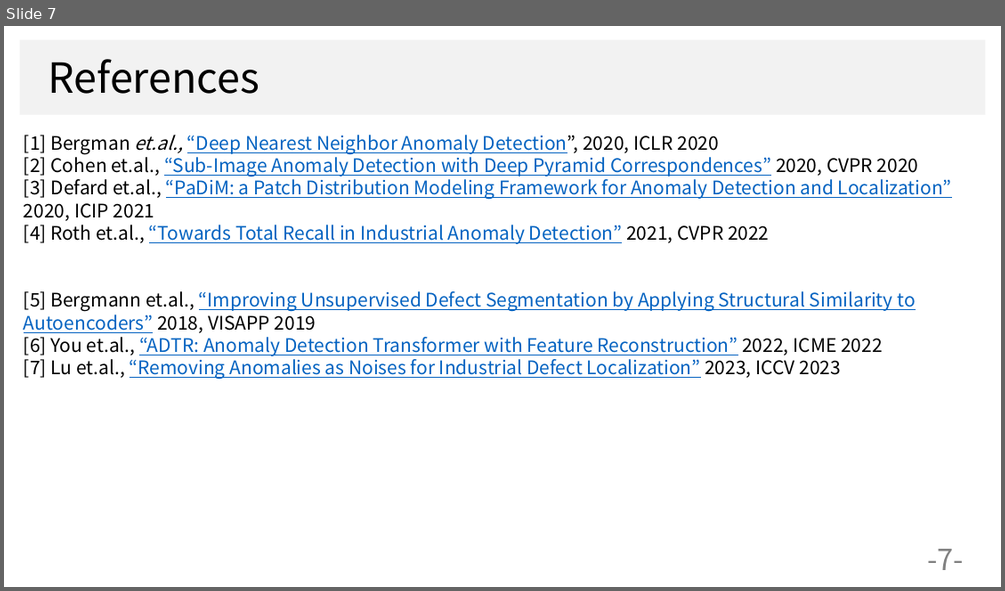
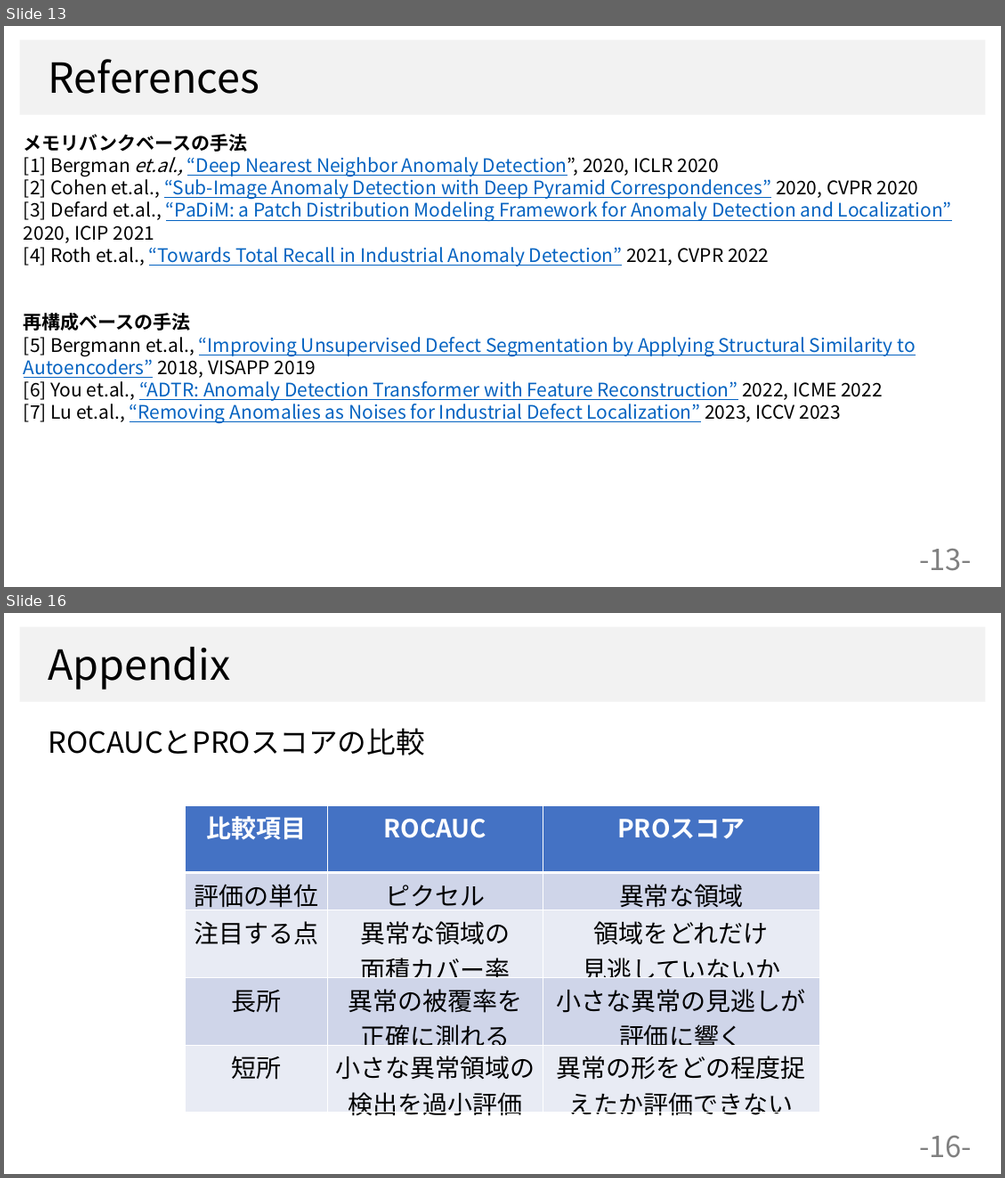
Before and after one commit to dhia-github/haselab-all, a slide deck: 発表資料/サーベイ大会資料.pptx. Shown one above the other, each under a label of ours: slide 7 before the commit, slides 13 and 16 after it; the slides between them are not shown. The pictures are 1005x591 and 1005x1178 pixels, drawn with LibreOffice and Linux fonts; fonts in the diff are those of the drawing; background and template pictures are left out. Boxes give left, top, right and bottom in pixels: in the first picture for what was removed or moved away, otherwise in the second. Text is boxed around its words. In the diff, an @@ line names an element or a change of style, - is before the commit and + after.

```diff
--- a/発表資料/サーベイ大会資料.pptx
+++ b/発表資料/サーベイ大会資料.pptx
@@ slide 16 added at (x1=4, y1=613, x2=1001, y2=1174), background #FFFFFF; not listed: 1 template element that a slide beside it also shows @@
@@ text added at (x1=48, y1=647, x2=230, y2=690), 40 pt, text #000000 @@
+Appendix
@@ text added at (x1=48, y1=728, x2=425, y2=755), 28 pt, text #000000 @@
+ROCAUCとPROスコアの比較
@@ table added at (x1=185, y1=805, x2=820, y2=1119), 5 rows, 3 columns @@
+比較項目 | ROCAUC | PROスコア
+評価の単位 | ピクセル | 異常な領域
+注目する点 | 異常な領域の / 面積カバー率 | 領域をどれだけ / 見逃していないか
+長所 | 異常の被覆率を 正確に測れる | 小さな異常の見逃しが評価に響く
+短所 | 小さな異常領域の検出を過小評価 | 異常の形をどの程度捉えたか評価できない
@@ page number added at (x1=919, y1=1135, x2=971, y2=1158), 28 pt, text #808080 @@
+-16-
@@ what was slide 7 is now slide 13 @@
@@ slide 13 changed as well @@
@@ text at (x1=24, y1=134, x2=248, y2=151): paragraph added @@
+メモリバンクベースの手法
@@ text at (x1=24, y1=313, x2=191, y2=330): paragraph added @@
+再構成ベースの手法
@@ page number at (x1=919, y1=548, x2=971, y2=571): text changed @@
--7-
+-13-
```
Also in this commit, not shown: 2 other slides changed, 13 other slides added, 4 slides removed.
